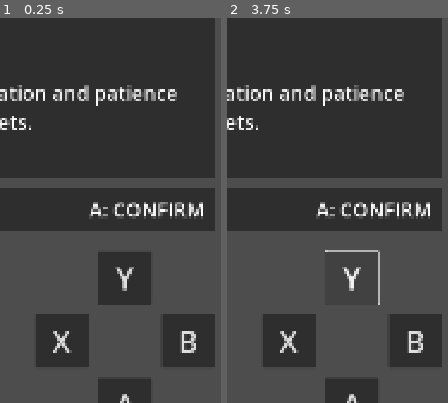
Above: before the commit, frames 1-2 (left to right).
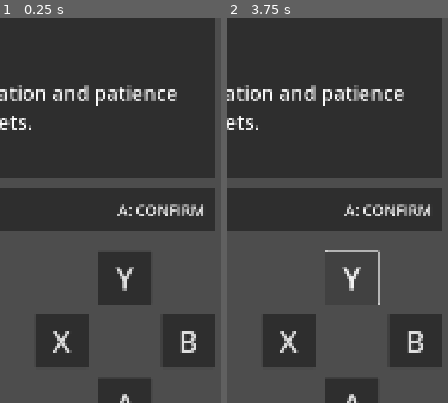
Above: after the commit, the same moments.

Repository: vmakoed/safe-lock
Game: Godot game, scene res://scenes/game.tscn
The game is run twice, just before and just after one commit, with the same random seed, the same clock (stepped at 60 frames per second) and the same inputs. This scene is started directly instead of the project's main scene.
Inputs:
- Up to frame 1 (0.25 s): no input
- Up to frame 2 (3.75 s): click "▲" at 0.5 s; click "◀" at 1.25 s; click "▶" at 2 s; click "▼" at 2.75 s; click "Y" at 3.5 s
The pictures show only the part of the screen within x 50-100%, y 46-95%; the shares and areas given below are measured in that part.

The runs differ from the first frame. In frame 1, 1.3% of the frame differs, in the area x 40-92%, y 47-53%; in frame 2, 1.3%.

Commit message:
Update safe and win condition logic

Diff:
--- /dev/null
+++ b/scenes/digit.tscn
@@ -0,0 +1,20 @@
+[gd_scene load_steps=2 format=3 uid="uid://cj10ubwnlxw8u"]
+
+[ext_resource type="Script" uid="uid://ga6h5phyxat3" path="res://scripts/digit.gd" id="1_gdmp7"]
+
+[node name="Digit" type="Panel"]
+custom_minimum_size = Vector2(128, 128)
+script = ExtResource("1_gdmp7")
+
+[node name="Label" type="Label" parent="."]
+layout_mode = 1
+anchors_preset = 15
+anchor_right = 1.0
+anchor_bottom = 1.0
+grow_horizontal = 2
+grow_vertical = 2
+size_flags_vertical = 1
+theme_override_font_sizes/font_size = 72
+text = "0"
+horizontal_alignment = 1
+vertical_alignment = 1
--- a/scenes/game.tscn
+++ b/scenes/game.tscn
@@ -20,6 +20,13 @@
 Unlock the secure vault and access your true objective.
 
 Remember — observation and patience are your greatest assets."
+win_level_title = "CONGRATULATIONS!"
+win_level_text = "Operative, your performance exceeded expectations.
+
+Effective immediately, you are cleared for the assignment.
+On your mission, you will join other experienced agents.
+
+Further details are classified and will be transmitted through encrypted channels."
 
 [node name="Frame" parent="." instance=ExtResource("1_uwrxv")]
 layout_mode = 1
@@ -80,7 +87,7 @@
 unique_name_in_owner = true
 layout_mode = 2
 size_flags_horizontal = 8
-theme_override_font_sizes/font_size = 48
+theme_override_font_sizes/font_size = 36
 text = "B: BACK"
 
 [node name="ButtonsSpacer" type="Control" parent="Frame/GameContainer"]
--- a/scenes/level_selector.tscn
+++ b/scenes/level_selector.tscn
@@ -9,7 +9,8 @@
 anchor_bottom = 1.0
 grow_horizontal = 2
 grow_vertical = 2
-size_flags_vertical = 4
+size_flags_horizontal = 3
+size_flags_vertical = 3
 script = ExtResource("1_gkmvm")
 
 [node name="LevelsList" type="ItemList" parent="."]
--- a/scenes/main.tscn
+++ b/scenes/main.tscn
@@ -54,13 +54,6 @@
 [node name="IntroScreen" parent="." instance=ExtResource("4_trceg")]
 unique_name_in_owner = true
 layout_mode = 1
-anchors_preset = 15
-anchor_right = 1.0
-anchor_bottom = 1.0
-offset_right = 0.0
-offset_bottom = 0.0
-grow_horizontal = 2
-grow_vertical = 2
 message_text = "Operative, your name surfaced in our final screening.
 
 Before we can deploy you into the field, command requires confirmation of your tactical reasoning and pattern recognition skills.
@@ -73,13 +66,6 @@
 unique_name_in_owner = true
 visible = false
 layout_mode = 1
-anchors_preset = 15
-anchor_right = 1.0
-anchor_bottom = 1.0
-offset_right = 0.0
-offset_bottom = 0.0
-grow_horizontal = 2
-grow_vertical = 2
 message_text = "Operative, your performance exceeded expectations.
 
 Effective immediately, you are cleared for the assignment.
@@ -89,11 +75,6 @@
 Further details are classified and will be transmitted through encrypted channels."
 
 [connection signal="back_button_pressed" from="Safe" to="." method="_on_level_back_button_pressed"]
-[connection signal="unlocked" from="Safe" to="." method="_on_safe_unlocked"]
 [connection signal="back_button_pressed" from="TicTacToe" to="." method="_on_level_back_button_pressed"]
 [connection signal="back_button_pressed" from="Maze" to="." method="_on_level_back_button_pressed"]
 [connection signal="back_button_pressed" from="Tetrominoes" to="." method="_on_level_back_button_pressed"]
-[connection signal="maze_level_button_pressed" from="LevelSelector" to="." method="_on_maze_level_button_pressed"]
-[connection signal="safe_level_button_pressed" from="LevelSelector" to="." method="_on_safe_level_button_pressed"]
-[connection signal="tetrominoes_level_button_pressed" from="LevelSelector" to="." method="_on_tetrominoes_level_button_pressed"]
-[connection signal="tic_tac_toe_level_button_pressed" from="LevelSelector" to="." method="_on_tic_tac_toe_level_button_pressed"]
--- a/scenes/message_screen.tscn
+++ b/scenes/message_screen.tscn
@@ -4,9 +4,11 @@
 
 [node name="MessageScreen" type="Control"]
 layout_mode = 3
-anchors_preset = 0
-offset_right = 1032.0
-offset_bottom = 1032.0
+anchors_preset = 15
+anchor_right = 1.0
+anchor_bottom = 1.0
+grow_horizontal = 2
+grow_vertical = 2
 script = ExtResource("2_4dypb")
 
 [node name="MarginContainer" type="MarginContainer" parent="."]
--- a/scenes/safe.tscn
+++ b/scenes/safe.tscn
@@ -12,7 +12,41 @@
 grow_vertical = 2
 script = ExtResource("1_no4i6")
 
+[node name="DigitsContainer" type="HBoxContainer" parent="."]
+unique_name_in_owner = true
+layout_mode = 1
+anchors_preset = 8
+anchor_left = 0.5
+anchor_top = 0.5
+anchor_right = 0.5
+anchor_bottom = 0.5
+offset_left = -228.0
+offset_top = -48.0
+offset_right = 228.0
+offset_bottom = 48.0
+grow_horizontal = 2
+grow_vertical = 2
+theme_override_constants/separation = 24
+
+[node name="MarginContainer" type="MarginContainer" parent="."]
+layout_mode = 1
+anchors_preset = 12
+anchor_top = 1.0
+anchor_right = 1.0
+anchor_bottom = 1.0
+grow_horizontal = 2
+grow_vertical = 0
+theme_override_constants/margin_bottom = 96
+
+[node name="Message" type="Label" parent="MarginContainer"]
+unique_name_in_owner = true
+layout_mode = 2
+theme_override_font_sizes/font_size = 72
+text = "AWAITING INPUT"
+horizontal_alignment = 1
+
 [node name="ScreenFrame" parent="." instance=ExtResource("1_2mjrh")]
+visible = false
 layout_mode = 1
 anchors_preset = 15
 anchor_right = 1.0
@@ -25,27 +59,6 @@
 [node name="VBoxContainer" type="VBoxContainer" parent="ScreenFrame"]
 layout_mode = 2
 
-[node name="Top" type="Control" parent="ScreenFrame/VBoxContainer"]
-layout_mode = 2
-size_flags_vertical = 3
-
-[node name="SafeMessage" type="Label" parent="ScreenFrame/VBoxContainer/Top"]
-unique_name_in_owner = true
-layout_mode = 1
-anchors_preset = 8
-anchor_left = 0.5
-anchor_top = 0.5
-anchor_right = 0.5
-anchor_bottom = 0.5
-offset_left = -206.0
-offset_top = -55.0
-offset_right = 206.0
-offset_bottom = 55.0
-grow_horizontal = 2
-grow_vertical = 2
-theme_override_font_sizes/font_size = 80
-text = "Input code"
-
 [node name="Middle" type="Control" parent="ScreenFrame/VBoxContainer"]
 layout_mode = 2
 size_flags_vertical = 3
@@ -215,54 +228,3 @@
 size_flags_vertical = 3
 theme_override_font_sizes/font_size = 80
 text = "+"
-
-[node name="Bottom" type="Control" parent="ScreenFrame/VBoxContainer"]
-layout_mode = 2
-size_flags_vertical = 3
-
-[node name="MarginContainer" type="MarginContainer" parent="ScreenFrame/VBoxContainer/Bottom"]
-layout_mode = 1
-anchors_preset = 15
-anchor_right = 1.0
-anchor_bottom = 1.0
-grow_horizontal = 2
-grow_vertical = 2
-size_flags_vertical = 3
-theme_override_constants/margin_left = 230
-theme_override_constants/margin_top = 50
-theme_override_constants/margin_right = 230
-theme_override_constants/margin_bottom = 50
-
-[node name="VBoxContainer" type="VBoxContainer" parent="ScreenFrame/VBoxContainer/Bottom/MarginContainer"]
-layout_mode = 2
-
-[node name="MarginContainer" type="MarginContainer" parent="ScreenFrame/VBoxContainer/Bottom/MarginContainer/VBoxContainer"]
-layout_mode = 2
-size_flags_vertical = 3
-theme_override_constants/margin_left = 100
-theme_override_constants/margin_top = 50
-theme_override_constants/margin_right = 100
-theme_override_constants/margin_bottom = 50
-
-[node name="InputButton" type="Button" parent="ScreenFrame/VBoxContainer/Bottom/MarginContainer/VBoxContainer/MarginContainer"]
-layout_mode = 2
-size_flags_vertical = 3
-theme_override_font_sizes/font_size = 60
-text = "Input"
-
-[node name="MarginContainer2" type="MarginContainer" parent="ScreenFrame/VBoxContainer/Bottom/MarginContainer/VBoxContainer"]
-layout_mode = 2
-size_flags_vertical = 3
-theme_override_constants/margin_left = 100
-theme_override_constants/margin_top = 50
-theme_override_constants/margin_right = 100
-theme_override_constants/margin_bottom = 50
-
-[node name="BackButton" type="Button" parent="ScreenFrame/VBoxContainer/Bottom/MarginContainer/VBoxContainer/MarginContainer2"]
-layout_mode = 2
-size_flags_vertical = 3
-theme_override_font_sizes/font_size = 60
-text = "Back"
-
-[connection signal="pressed" from="ScreenFrame/VBoxContainer/Bottom/MarginContainer/VBoxContainer/MarginContainer/InputButton" to="." method="_on_input_button_pressed"]
-[connection signal="pressed" from="ScreenFrame/VBoxContainer/Bottom/MarginContainer/VBoxContainer/MarginContainer2/BackButton" to="." method="_on_back_button_pressed"]
--- /dev/null
+++ b/scripts/digit.gd
@@ -0,0 +1,33 @@
+class_name Digit
+extends Panel
+
+@export var value := 0: set = _set_value
+@export var selected := false: set = _set_selected
+
+func _ready():
+	_update_display()
+	_update_style()
+
+func increment():
+	value += 1
+
+func decrement():
+	value -= 1
+
+func _set_value(new_value: int):
+	value = wrapi(new_value, 0, 10)
+	_update_display()
+
+func _set_selected(new_state: bool):
+	selected = new_state
+	_update_style()
+
+func _update_display():
+	$Label.text = str(value)
+
+func _update_style():
+	var style_box = StyleBoxFlat.new()
+	style_box.bg_color = Color(0.15, 0.15, 0.15)
+	style_box.set_border_width_all(3)
+	style_box.border_color = Color.WHITE if selected else Color.TRANSPARENT
+	add_theme_stylebox_override("panel", style_box)
--- a/scripts/game.gd
+++ b/scripts/game.gd
@@ -9,6 +9,8 @@
 
 @export var intro_level_title: String
 @export_multiline var intro_level_text: String
+@export var win_level_title: String
+@export_multiline var win_level_text: String
 
 @onready var display_panel: Panel = %DisplayPanel
 @onready var title_label: Label = %TitleLabel
@@ -18,15 +20,15 @@
 var button_mapping: Dictionary = {}
 
 func _ready() -> void:
-	var level = _prepare_intro_level()
+	var level = _prepare_message_screen(intro_level_title, intro_level_text)
+	level.confirm_pressed.connect(_on_intro_confirmed)
 	_switch_level(level)
 
-func _prepare_intro_level() -> BaseLevel:
+func _prepare_message_screen(title: String, text: String) -> BaseLevel:
 	var scene = load("res://scenes/message_screen.tscn")
 	var level = scene.instantiate() as MessageScreen
-	level.level_title = intro_level_title
-	level.message_text = intro_level_text
-	level.confirm_pressed.connect(_on_intro_confirmed)
+	level.level_title = title
+	level.message_text = text
 
 	return level
 
@@ -41,6 +43,9 @@
 func _load_level(level: BaseLevel) -> void:
 	current_level = level
 	display_panel.add_child(current_level)
+
+	if level.has_signal("game_won"):
+		level.game_won.connect(_on_game_won)
 
 	title_label.text = current_level.level_title
 	controls_label.text = current_level.controls_hint
@@ -71,3 +76,7 @@
 	var level = _instantiatie_level(PUZZLES[level_name])
 	level.back_button_pressed.connect(_load_puzzle_selector) # TODO: find a way to ensure all puzzles have this signal
 	_switch_level(level)
+
+func _on_game_won() -> void:
+	var level = _prepare_message_screen(win_level_title, win_level_text)
+	_switch_level(level)
--- a/scripts/safe.gd
+++ b/scripts/safe.gd
@@ -1,46 +1,78 @@
 extends BaseLevel
 
-signal unlocked
+signal game_won
 
-const BUTTONS_AMOUNT = 4
-const INITIAL_DIGITS = [0, 0, 0, 0]
-const MIN_DIGIT = 0
-const MAX_DIGIT = 9
-const DIGITS_SOLUTION = [4, 6, 5, 0]
+@export var digit_values: Array[Dictionary] = [
+	{
+		"initial": 0,
+		"solution": 4,
+	},
+	{
+		"initial": 0,
+		"solution": 6
+	},
+	{
+		"initial": 0,
+		"solution": 5
+	},
+	{
+		"initial": 0,
+		"solution": 0
+	}
+]
 
-@onready var buttons_container := %ButtonsContainer
-@onready var message := %SafeMessage
+@onready var digits_container := %DigitsContainer
+@onready var message := %Message
 
-var current_digits = INITIAL_DIGITS.duplicate()
+var selected_index := 0: set = _set_selected_index
+var digits : Array[Digit] = []
 
 func _ready() -> void:
-	for i in range(BUTTONS_AMOUNT):
-		var digit_container = buttons_container.get_node("DigitContainer" + str(i))
-		var label = digit_container.get_node("Panel/Label")
-		var minus_button = digit_container.get_node("MinusButton")
-		var plus_button = digit_container.get_node("PlusButton")
+	level_title = "SAFE"
+	controls_hint = "◀▶: SELECT / ▲▼: SWITCH / A: CONFIRM / B: BACK"
+	_load_digits()
+	_update_digits()
 
-		label.text = str(INITIAL_DIGITS[i])
-		minus_button.pressed.connect(_on_digit_changed.bind(i, -1))
-		plus_button.pressed.connect(_on_digit_changed.bind(i, 1))
+func handle_input(action: String) -> void:
+	match action:
+		"up": _increment_digit()
+		"left": _move_selection(-1)
+		"down": _decrement_digit()
+		"right": _move_selection(1)
+		"a": _on_confirm_pressed()
+		"b": _on_back_button_pressed()
 
-func _on_digit_changed(digit_index: int, delta: int) -> void:
-	var digit_container = buttons_container.get_node("DigitContainer" + str(digit_index))
-	var label = digit_container.get_node("Panel/Label")
+func _increment_digit() -> void:
+	digits[selected_index].increment()
 
-	var current_value = int(label.text)
+func _decrement_digit() -> void:
+	digits[selected_index].decrement()
 
-	var new_value = current_value + delta
-	if new_value > MAX_DIGIT:
-		new_value = MIN_DIGIT
-	elif new_value < MIN_DIGIT:
-		new_value = MAX_DIGIT
+func _move_selection(direction: int) -> void:
+	selected_index = wrapi(selected_index + direction, 0, digits.size())
 
-	current_digits[digit_index] = new_value
-	label.text = str(new_value)
+func _set_selected_index(digit_index: int) -> void:
+	selected_index = digit_index
+	_update_digits()
 
-func _on_input_button_pressed() -> void:
-	if current_digits == DIGITS_SOLUTION:
-		unlocked.emit()
-	else:
-		message.text = "Try again"
+func _load_digits() -> void:
+	for i in range(digit_values.size()):
+		var scene = load("res://scenes/digit.tscn")
+		var digit = scene.instantiate() as Digit
+		digits.append(digit)
+		digits_container.add_child(digit)
+		digit.value = digit_values[i]["initial"]
+
+func _update_digits() -> void:
+	for i in range(digits.size()):
+		var digit = digits_container.get_child(i)
+		digit.selected = i == selected_index
+
+func _on_confirm_pressed() -> void:
+	for i in range(digits.size()):
+		if digits[i].value != digit_values[i]["solution"]:
+			message.text = "INCORRECT CODE"
+			return
+
+	message.text = "UNLOCKED"
+	game_won.emit()
Not shown, added: scripts/digit.gd.uid
